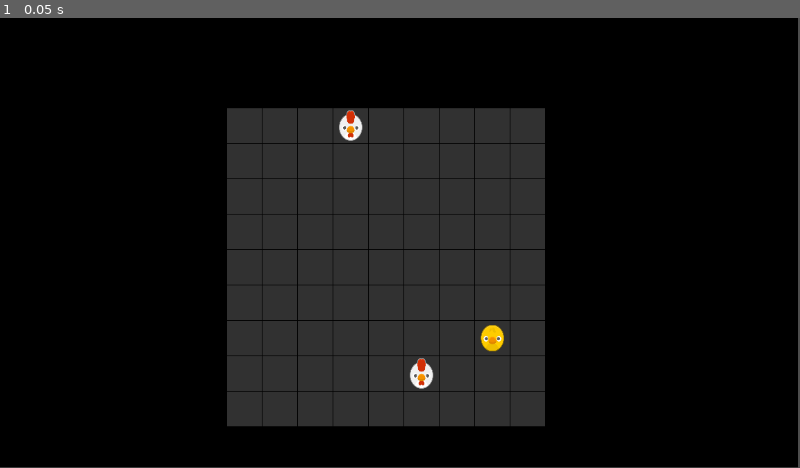
Above: before the commit, frame 1.
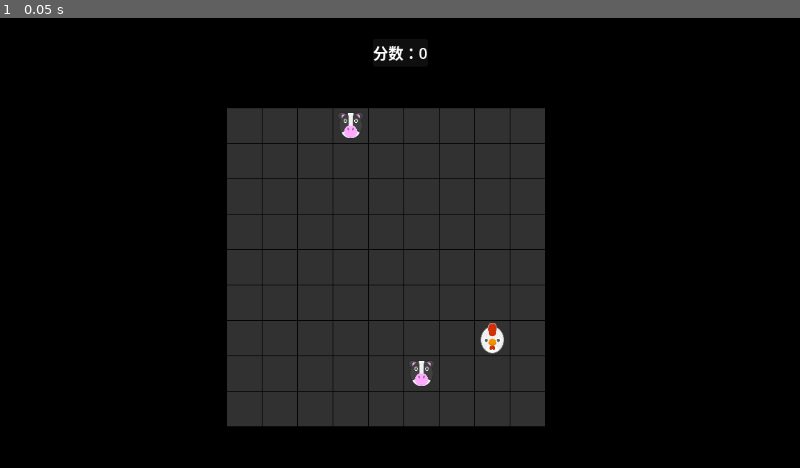
Above: after the commit, the same moment.

Repository: Liweimin0512/GodotRogueMatcher
Game: Godot game, scene res://main.tscn
Two runs of this game, one before a commit and one after it. Both use one fixed random seed, a clock stepped at 60 frames per second and the inputs below.
Inputs:
- Up to frame 1 (0.05 s): no input

The runs differ from the first frame. In frame 1, 1.0% of the frame differs, in the area x 0-100%, y 0-100%.

Commit message:
消除检测和得分

Diff:
--- a/main.tscn
+++ b/main.tscn
@@ -6,12 +6,42 @@
 [node name="main" type="Node2D"]
 script = ExtResource("1_y87x1")
 
-[node name="ColorRect" type="ColorRect" parent="."]
-offset_right = 1149.0
-offset_bottom = 647.0
+[node name="Control" type="Control" parent="."]
+layout_mode = 3
+anchors_preset = 0
+offset_right = 1152.0
+offset_bottom = 648.0
+
+[node name="ColorRect" type="ColorRect" parent="Control"]
+layout_mode = 1
+anchors_preset = 15
+anchor_right = 1.0
+anchor_bottom = 1.0
+grow_horizontal = 2
+grow_vertical = 2
 mouse_filter = 1
 color = Color(0, 0, 0, 1)
-metadata/_edit_use_anchors_ = true
+
+[node name="MarginContainer" type="MarginContainer" parent="Control"]
+layout_mode = 1
+anchors_preset = 5
+anchor_left = 0.5
+anchor_right = 0.5
+offset_left = -24.0
+offset_top = 30.0
+offset_right = 24.0
+offset_bottom = 70.0
+grow_horizontal = 2
+
+[node name="PanelContainer" type="PanelContainer" parent="Control/MarginContainer"]
+layout_mode = 2
+
+[node name="Label" type="Label" parent="Control/MarginContainer"]
+layout_mode = 2
+theme_override_font_sizes/font_size = 22
+text = "分数：0"
+horizontal_alignment = 1
+vertical_alignment = 1
 
 [node name="Board" type="Node2D" parent="."]
 position = Vector2(352, 155)
--- a/src/entities/Board.gd
+++ b/src/entities/Board.gd
@@ -1,5 +1,7 @@
 extends Node2D
 class_name Board
+
+@onready var label: Label = $"../Control/MarginContainer/Label"
 
 var s_cell: PackedScene = preload("res://src/entities/cell.tscn")
 var s_piece: PackedScene = preload("res://src/entities/chess_piece.tscn")
@@ -20,6 +22,13 @@
 
 ## 用来寻路的A星寻路算法的实现
 var a_star : AStarGrid2D = AStarGrid2D.new()
+
+var can_selected: bool = true
+var score : int = 0 :
+	set(value):
+		label.text = "分数：" + str(value)
+		print("分数改变，改变前：", score,"改变后：", value)
+		score = value
 
 func _ready() -> void:
 	initialize_board()
@@ -85,6 +94,8 @@
 
 ## 网格点击事件处理函数
 func _on_cell_pressed(cell: Cell) -> void:
+	if not can_selected:
+		return
 #	print("网格被点击：", cell)
 	# 判断点击网格是否有棋子？
 	# 有:将其存为选中棋子
@@ -93,13 +104,17 @@
 	# 没有: 判断当前是否选中了棋子？
 	elif selected_piece != null:
 		# 有：执行移动逻辑
-		move_selected_piece(cell)
+		var can_move = await move_selected_piece(cell)
+		if can_move:
+			check_for_elimination(cell)
+			spawn_random_pieces()
 	else:
 		# 没有：无操作
 		pass
 
 ## 移动棋子
-func move_selected_piece(target_cell: Cell) -> void:
+func move_selected_piece(target_cell: Cell) -> bool:
+	can_selected = false
 	var selected_cell: Cell = selected_piece.get_parent()
 	# 获取导航路径（坐标点集合）
 	var path : Array = a_star.get_point_path(selected_cell.coordinate, target_cell.coordinate)
@@ -123,3 +138,54 @@
 			# 取消高亮显示
 			c.unhighlight()
 	selected_piece = null
+	can_selected = true
+	return not path.is_empty()
+
+# 检查是否有可以消除的棋子
+func check_for_elimination(target_cell: Cell):
+	var to_elimination = check_direction(target_cell, 1, 0)
+	if to_elimination.size() >= 5:
+		eliminate_and_score(to_elimination)
+	to_elimination = check_direction(target_cell, 0, 1)
+	if to_elimination.size() >= 5:
+		eliminate_and_score(to_elimination)
+	to_elimination = check_direction(target_cell, 1, 1)
+	if to_elimination.size() >= 5:
+		eliminate_and_score(to_elimination)
+	to_elimination = check_direction(target_cell, 1, -1)
+	if to_elimination.size() >= 5:
+		eliminate_and_score(to_elimination)
+
+# 检查从给定位置开始的特定方向是否有五个或更多相同的棋子
+func check_direction(start_cell: Cell, delta_row: int, delta_col: int) -> Array:
+	if start_cell.piece == null: return [] # 如果起始位置为空，则直接返回空数组
+	var to_eliminate = [start_cell]  # 待消除的棋子数组
+
+	for direction in [-1, 1]:
+		var local_step = 1  # 用于跟踪在每个方向上走了多少步
+		var can_eliminate = true
+		while can_eliminate:
+			var new_coord = Vector2i(
+				start_cell.coordinate.x + local_step * direction * delta_row,
+				start_cell.coordinate.y + local_step * direction * delta_col
+			)
+			# 检查边界条件
+			if new_coord.x < 0 or new_coord.x >= self.rows or new_coord.y < 0 or new_coord.y >= self.cols:
+				break
+			var new_cell : Cell = get_cell(new_coord)
+			if new_cell.piece == null:
+				break
+			if new_cell.piece.piece_type == start_cell.piece.piece_type:
+				if not to_eliminate.has(new_cell):
+					to_eliminate.append(new_cell)
+				local_step += 1 # 更新步数
+			else:
+				can_eliminate = false
+	print("当前可消除棋子：", to_eliminate)
+	return to_eliminate
+
+func eliminate_and_score(to_eliminate: Array) -> void:
+	var score_base: int = 10 if to_eliminate.size() <= 5 else (10 + 2 * (to_eliminate.size() - 5))
+	score += score_base * to_eliminate.size()
+	for cell in to_eliminate:
+		cell.piece = null
--- a/src/entities/Cell.gd
+++ b/src/entities/Cell.gd
@@ -38,3 +38,6 @@
 ## 取消高亮
 func unhighlight() -> void:
 	$ColorRect.color = default_bg_color
+
+func _to_string() -> String:
+	return name + ":" + str(self.coordinate)
--- a/src/entities/ChessPiece.gd
+++ b/src/entities/ChessPiece.gd
@@ -4,11 +4,11 @@
 @onready var sprite_2d: Sprite2D = $Sprite2D
 
 var animals : Array = [
-	preload("res://assets/texture/animals/bear.png"),
 	preload("res://assets/texture/animals/buffalo.png"),
 	preload("res://assets/texture/animals/chick.png"),
 	preload("res://assets/texture/animals/chicken.png"),
-	preload("res://assets/texture/animals/cow.png")
+	preload("res://assets/texture/animals/cow.png"),
+	preload("res://assets/texture/animals/crocodile.png"),
 ]
 
 var piece_type: int = 0 : # -1代表空的网格
@@ -37,5 +37,5 @@
 ## 移动动画效果
 func move_to(target_cell: Cell) -> void:
 	var tween : Tween = create_tween()
-	tween.tween_property(self, 'position', target_cell.position, 0.2)
+	tween.tween_property(self, 'position', target_cell.position, 0.05)
 	await tween.finished
